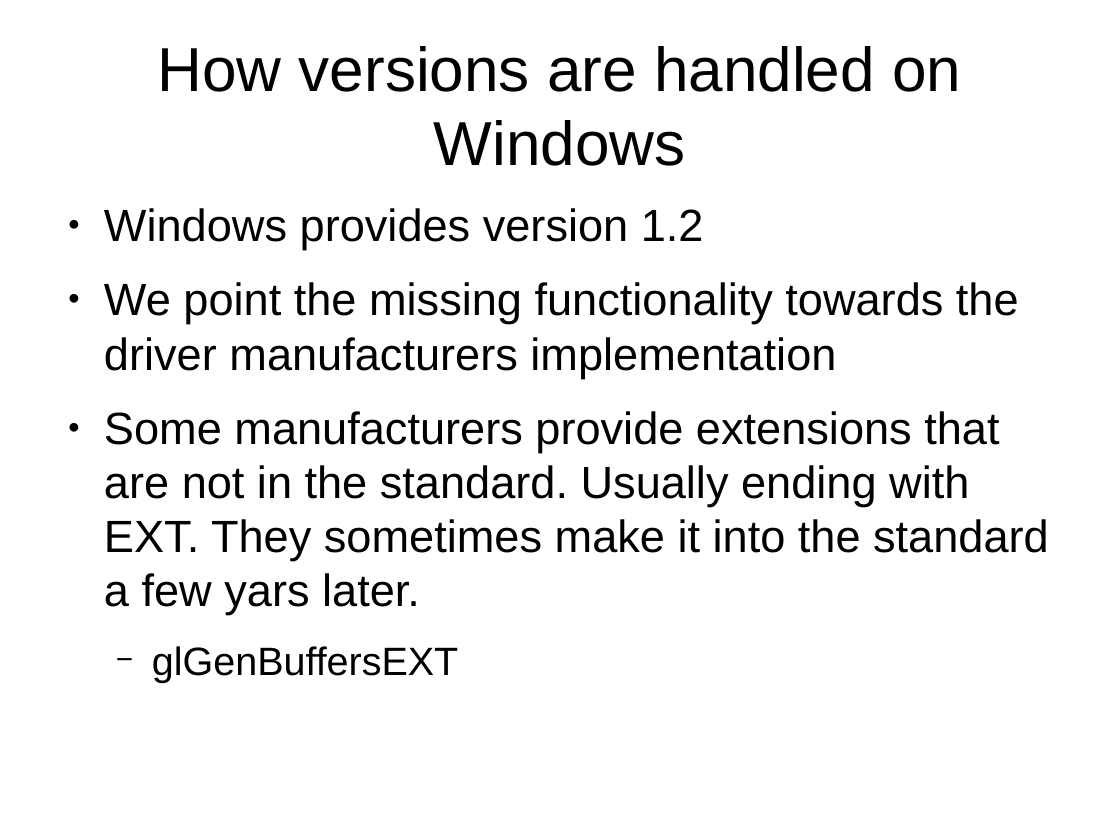
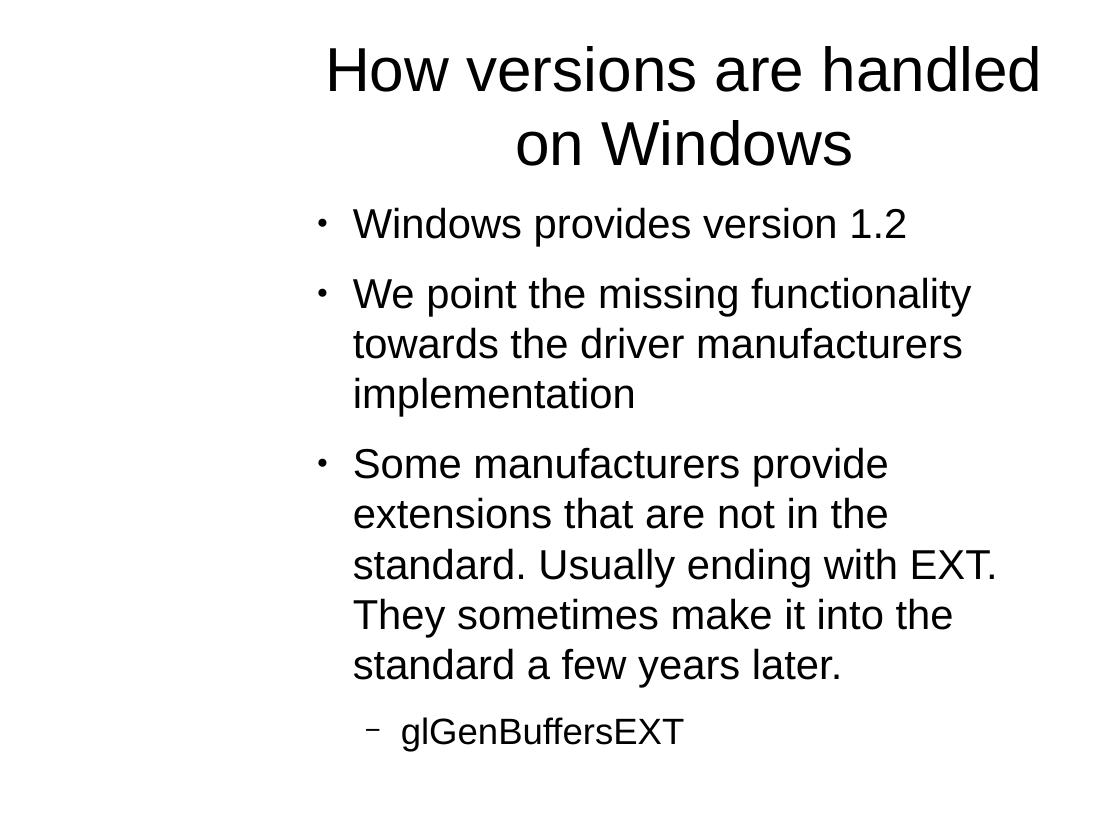
Before and after one commit to osen/creativelabs, a slide deck: slide 13 of 3dgp/3dgp-lec1.odp (slide 12 before the commit). Drawn at 1120x840 pixels with LibreOffice and Linux fonts; fonts in the diff are those of the drawing; background and template pictures are left out. Boxes give left, top, right and bottom in pixels: in the first picture for what was removed or moved away, otherwise in the second. Text is boxed around its words. In the diff, an @@ line names an element or a change of style, - is before the commit and + after.

```diff
--- a/3dgp/3dgp-lec1.odp
+++ b/3dgp/3dgp-lec1.odp
@@ text added at (10, 14, 244, 195), 18 pt, text #FFFFFF, bold @@
+3D Graphics Programming
+Introduction
+13
@@ title "How versions are handled on ..." rewrapped from (158, 46, 961, 166) to (325, 46, 1043, 166) @@
@@ text "Windows provides version 1.2": place and size @@
-text "Windows provides version 1.2" at (104, 208, 1049, 683)
+text "Windows provides version 1.2" at (353, 207, 998, 688)
@@ text at (353, 207, 971, 417): size 32 to 29.6 pt in "Windows provides version 1.2", "We point the missing functionality towards the ..."; size 28 to 25.9 pt in "glGenBuffersEXT" @@
@@ text at (353, 447, 998, 688): text changed; size 32 to 29.6 pt @@
-● Some manufacturers provide extensions that are not in the standard. Usually ending with EXT. They sometimes make it into the standard a few yars later.
+● Some manufacturers provide extensions that are not in the standard. Usually ending with EXT. They sometimes make it into the standard a few years later.
```
Also in this commit, not shown: 21 other slides changed, 3 slides added, 1 slide removed, 5 other files.
